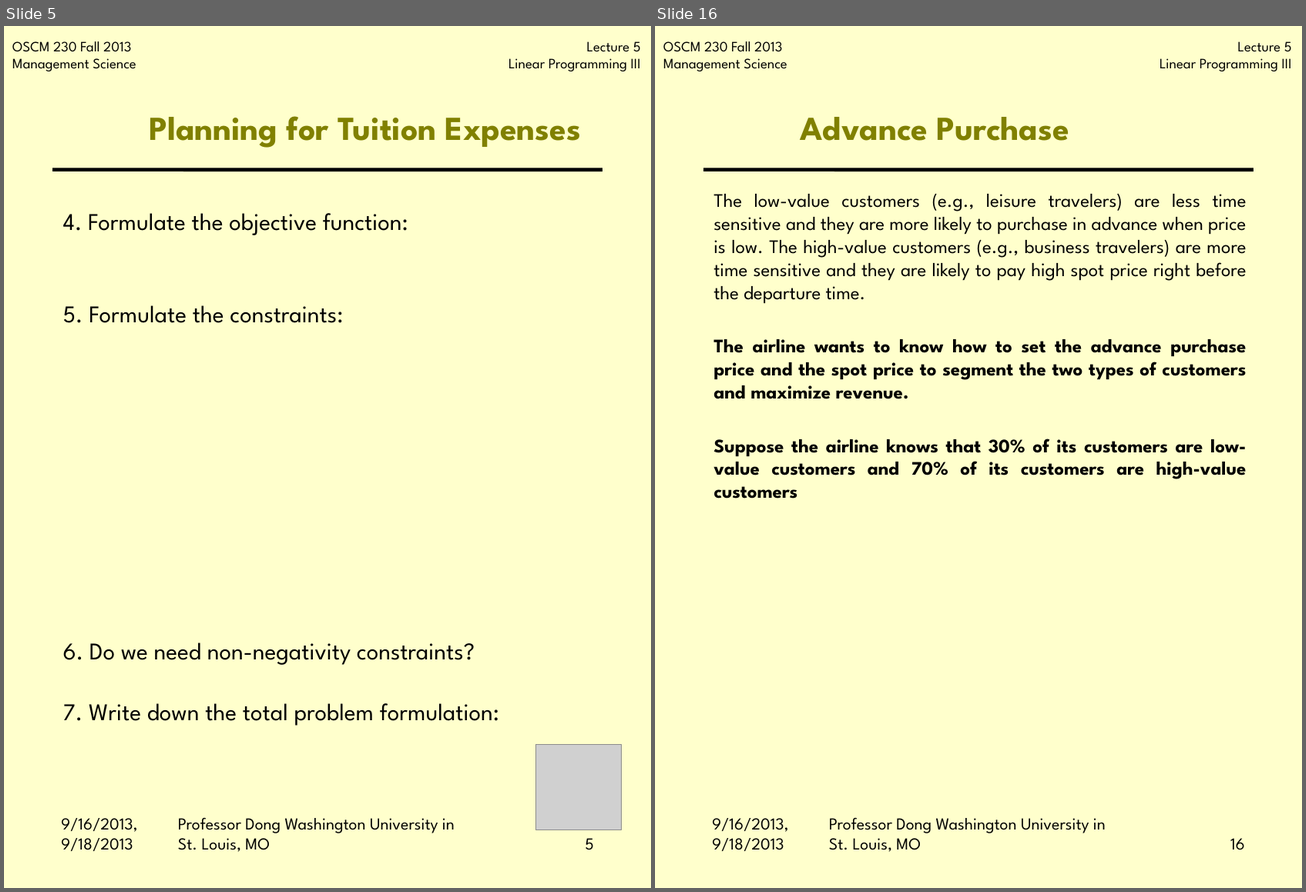
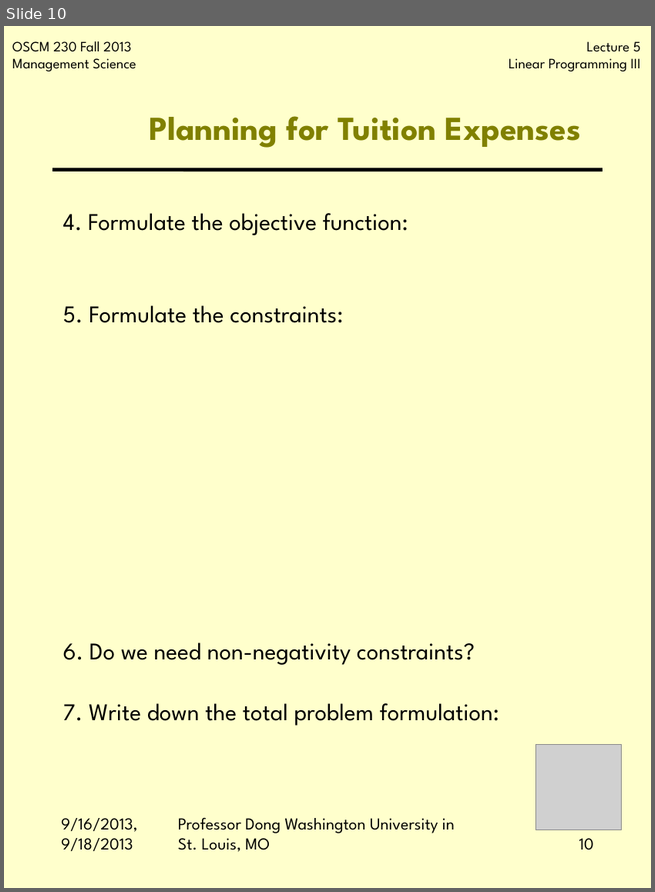
Before and after one commit to jbf232/OSCM230, a slide deck: Fall 2015/Lectures/Lecture 3 Formulations/Lecture 3 Formulations.pptx. Shown side by side, each under a label of ours: slides 5 and 16 before the commit, slide 10 after it; the slides between them are not shown. The pictures are 1306x892 and 655x892 pixels, drawn with LibreOffice and Linux fonts; fonts in the diff are those of the drawing; grey boxes stand for pictures; background and template pictures are left out. Boxes give left, top, right and bottom in pixels: in the first picture for what was removed or moved away, otherwise in the second. Text is boxed around its words. In the diff, an @@ line names an element or a change of style, - is before the commit and + after.

```diff
--- a/Fall 2015/Lectures/Lecture 3 Formulations/Lecture 3 Formulations.pptx
+++ b/Fall 2015/Lectures/Lecture 3 Formulations/Lecture 3 Formulations.pptx
@@ slide 16 removed at box(655, 26, 1302, 888), background #FFFFCC; not listed: 3 template elements that a slide beside it also shows @@
@@ title removed at box(801, 117, 1069, 141) @@
-Advance Purchase
@@ text removed at box(714, 194, 1246, 499) @@
-The low-value customers (e.g., leisure travelers) are less time sensitive and they are more likely to purchase in advance when price is low. The high-value customers (e.g., business travelers) are more time sensitive and they are likely to pay high spot price right before the departure time.
-The airline wants to know how to set the advance purchase price and the spot price to segment the two types of customers and maximize revenue.
-Suppose the airline knows that 30% of its customers are low-value customers and 70% of its customers are high-value customers
@@ text removed at box(712, 818, 788, 851) @@
-9/16/2013, 9/18/2013
@@ text removed at box(829, 818, 1105, 852) @@
-Professor Dong Washington University in St. Louis, MO
@@ page number removed at box(1230, 838, 1245, 851) @@
-16
@@ what was slide 5 is now slide 10 @@
@@ page number at box(579, 838, 594, 851): text changed @@
-5
+10
```
Also in this commit, not shown: 5 slides changed, 1 slide added, 15 other slides removed.
